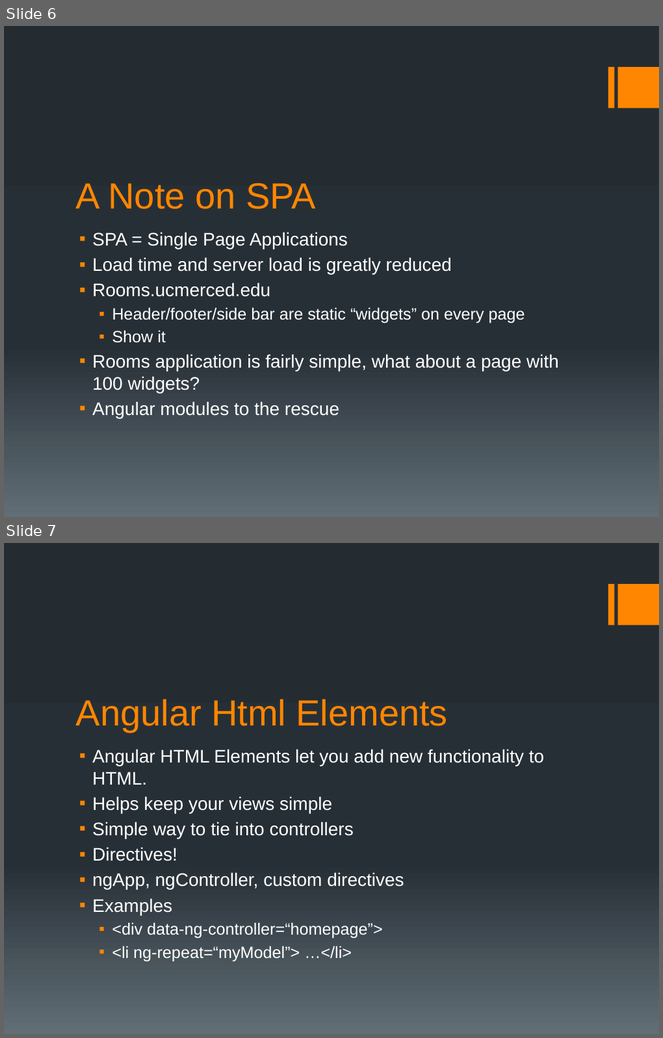
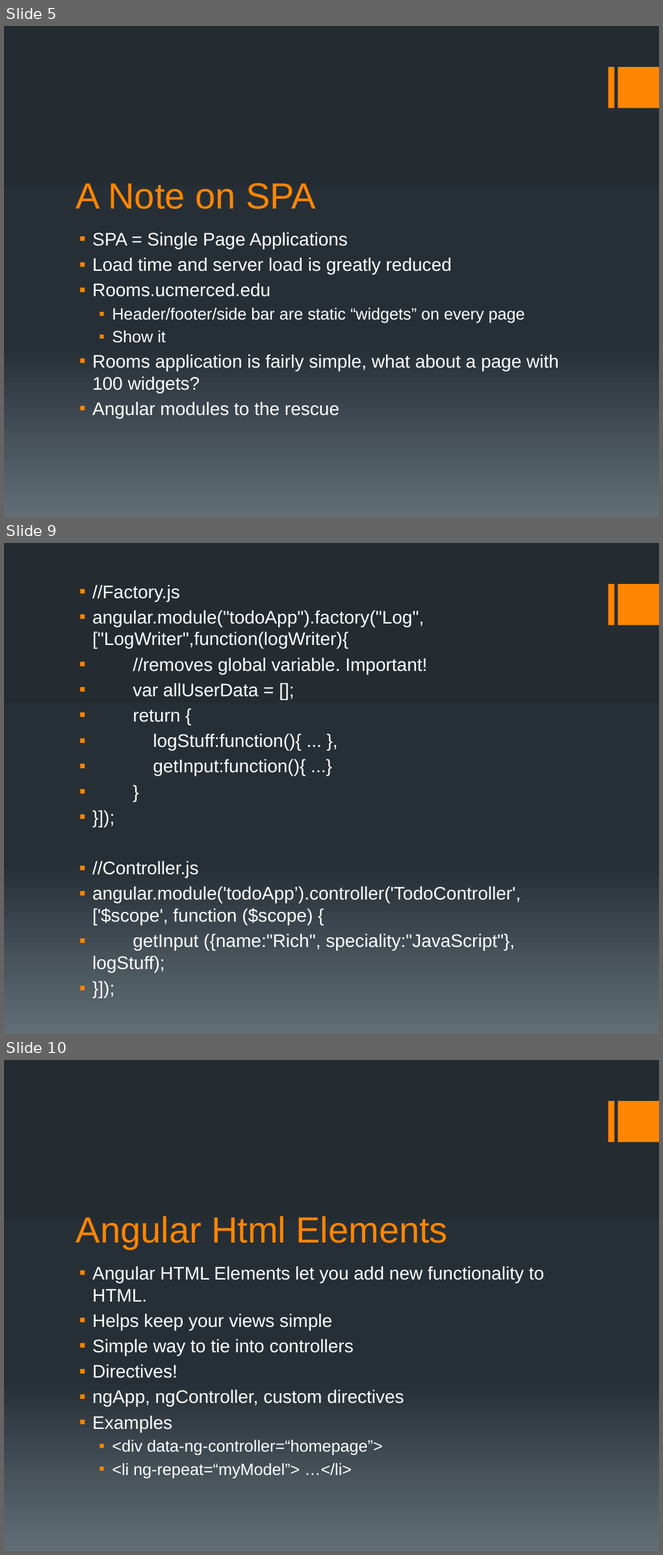
Before and after one commit to motobreath/angular_presentation, a slide deck: angular presentation.pptx. Shown one above the other, each under a label of ours: slides 6 and 7 before the commit, slides 5, 9 and 10 after it; the slides between them are not shown. The pictures are 663x1038 and 663x1555 pixels, drawn with LibreOffice and Linux fonts; fonts in the diff are those of the drawing. Boxes give left, top, right and bottom in pixels: in the first picture for what was removed or moved away, otherwise in the second. Text is boxed around its words. In the diff, an @@ line names an element or a change of style, - is before the commit and + after.

Commit message:
added slides to show how angular cleans up code

```diff
--- a/angular presentation.pptx
+++ b/angular presentation.pptx
@@ slide 9 added at [4, 543, 659, 1034], background gradient #242C33 to #273037 to #636D76; not listed: 2 template elements that a slide beside it also shows @@
@@ text added at [92, 585, 521, 973], 20 pt, text #FFFFFF @@
+▪ //Factory.js
+▪ angular.module("todoApp").factory("Log",["LogWriter",function(logWriter){
+▪ //removes global variable. Important!
+▪ var allUserData = [];
+▪ return {
+▪ logStuff:function(){ ... },
+▪ getInput:function(){ ...}
+▪ }
+▪ }]);
+▪ //Controller.js
+▪ angular.module('todoApp’).controller('TodoController', ['$scope', function ($scope) {
+▪ getInput ({name:"Rich", speciality:"JavaScript"}, logStuff);
+▪ }]);
@@ what was slide 6 is now slide 5 @@
@@ what was slide 7 is now slide 10 @@
```
Also in this commit, not shown: 1 slide changed, 2 other slides added.
